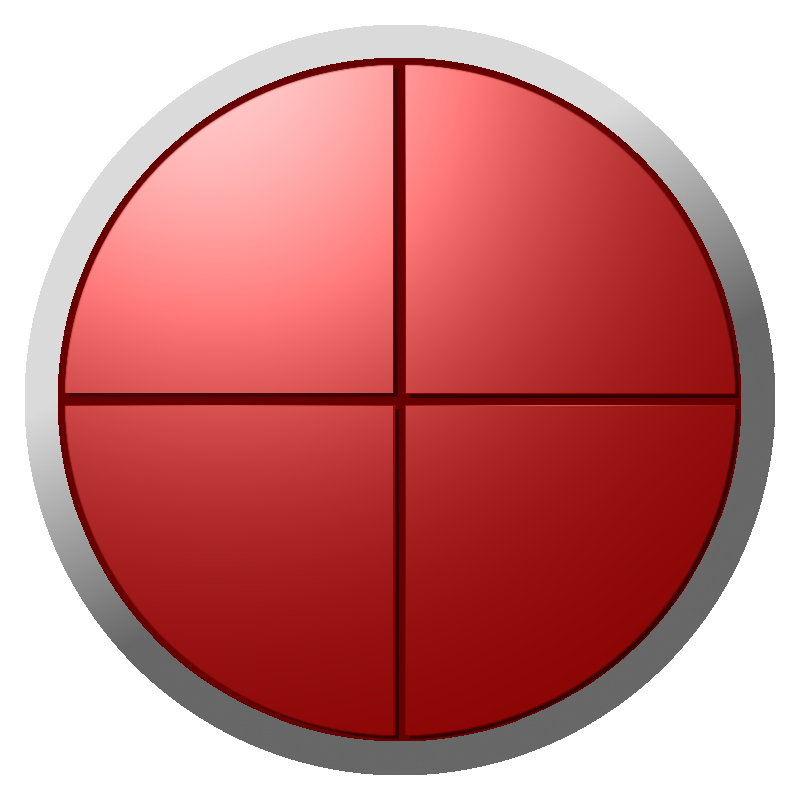
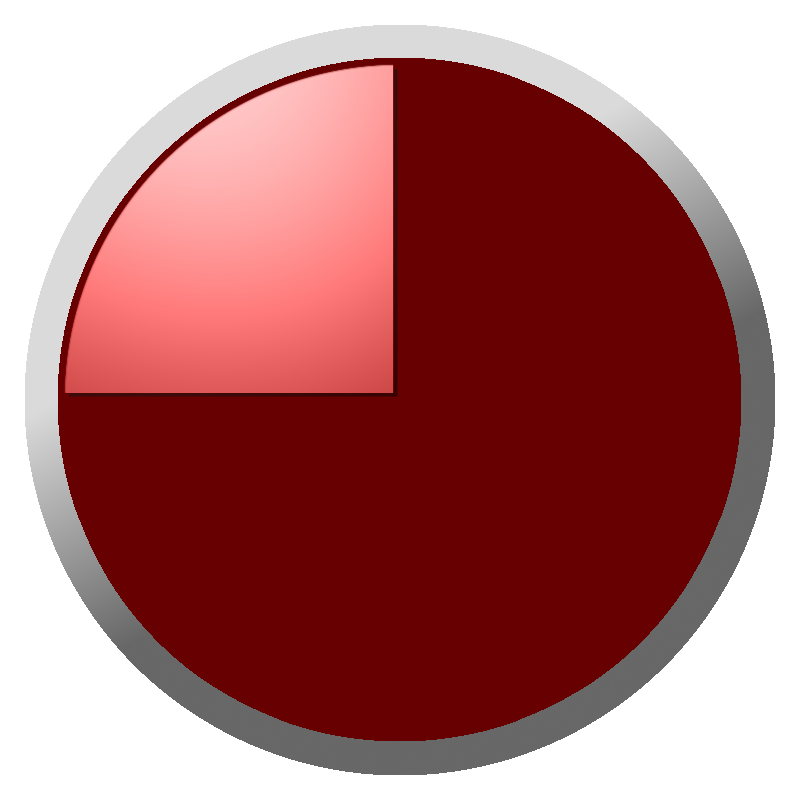
Layers edited between the first and the second 800 x 800 image:
hid "Inner_circle_slice_1" over <box>405,64,739,398</box>
hid "Inner_circle_slice_2" over <box>405,405,739,739</box>
hid "Inner_circle_slice_3" over <box>64,405,399,739</box>
